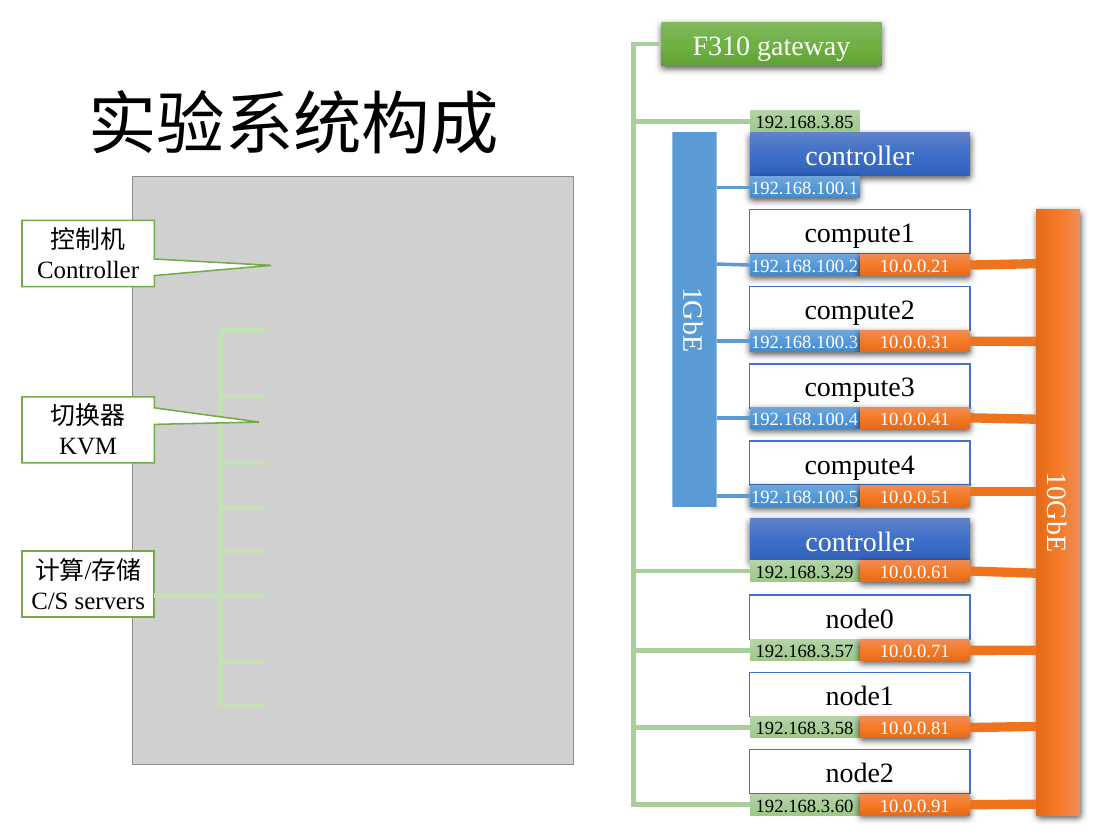
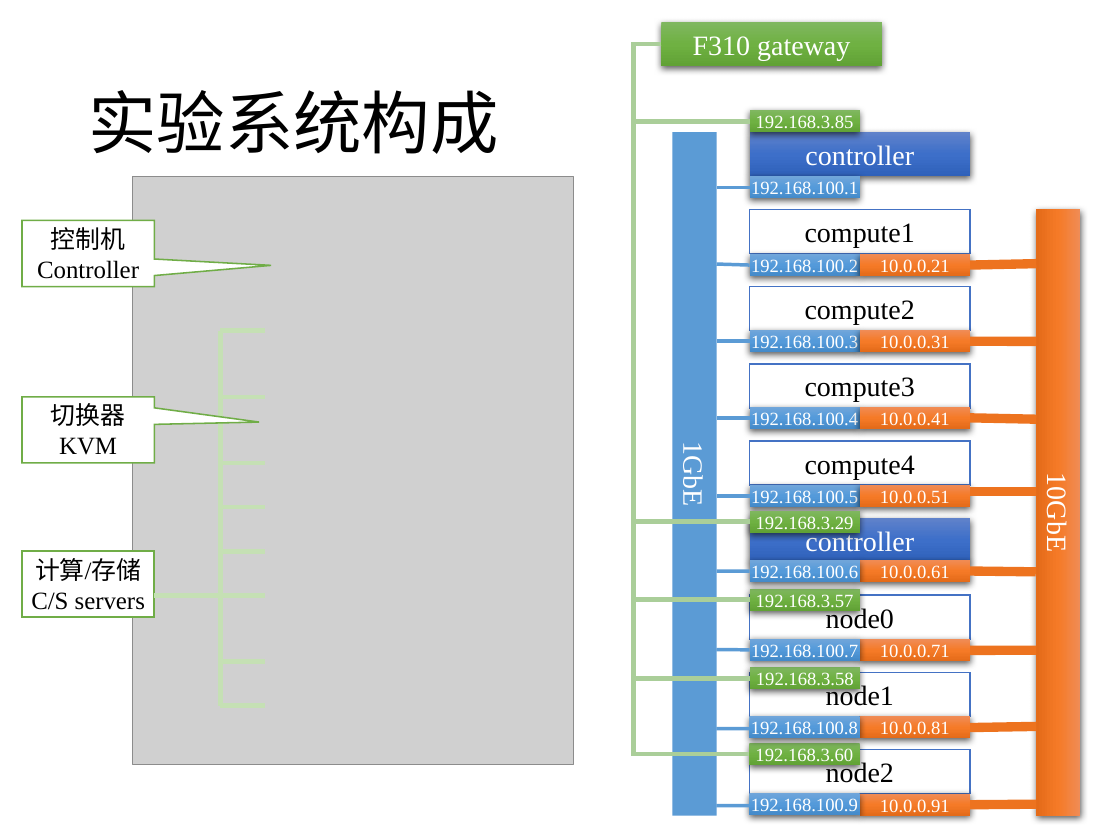
Before and after one commit to cs-course/data-center-course, a slide deck: slide 10 of data-center-2016-c11-16.pptx. Drawn at 1120x840 pixels with LibreOffice and Linux fonts; fonts in the diff are those of the drawing; grey boxes stand for pictures. Boxes give left, top, right and bottom in pixels: in the first picture for what was removed or moved away, otherwise in the second. Text is boxed around its words. In the diff, an @@ line names an element or a change of style, - is before the commit and + after.

Commit message:
system topology

```diff
--- a/data-center-2016-c11-16.pptx
+++ b/data-center-2016-c11-16.pptx
@@ elbow line moved from (662, 44) - (749, 805) to (662, 44) - (749, 754) @@
@@ elbow line moved from (662, 44) - (749, 728) to (662, 44) - (749, 679) @@
@@ elbow line moved from (662, 44) - (749, 651) to (662, 44) - (749, 600) @@
@@ elbow line moved from (662, 44) - (749, 571) to (662, 44) - (749, 522) @@
@@ rectangle "1GbE": place and size @@
-rectangle "1GbE" at (673, 132, 717, 507)
+rectangle "1GbE" at (673, 133, 716, 816)
@@ rectangle added at (749, 560, 859, 582), fill gradient #71A6DB to #559BDB to #448ACA, 12 pt, text #FFFFFF @@
+192.168.100.6
@@ line added from (749, 571) to (717, 571), #5B9BD5 2.25 pt @@
@@ line added from (749, 650) to (717, 650), #5B9BD5 2.25 pt @@
@@ rectangle added at (749, 638, 859, 661), fill gradient #71A6DB to #559BDB to #448ACA, 12 pt, text #FFFFFF @@
+192.168.100.7
@@ rectangle added at (749, 716, 859, 738), fill gradient #71A6DB to #559BDB to #448ACA, 12 pt, text #FFFFFF @@
+192.168.100.8
@@ line added from (749, 729) to (717, 729), #5B9BD5 2.25 pt @@
@@ text colour #000000 to #FFFFFF; fill gradient #B5D5A7 to #AACE9A to #9CC987 to gradient #81B861 to #6FB242 to #62A336; shadow on in 5 elements at (749, 110, 859, 132), (749, 511, 859, 533), (749, 668, 859, 690), (749, 589, 859, 612), (749, 743, 859, 765) @@
@@ 4 rectangles: place and size @@
-4 rectangles at (749, 560, 859, 816)
+4 rectangles at (749, 511, 859, 765)
@@ line added from (749, 805) to (717, 805), #5B9BD5 2.25 pt @@
@@ rectangle added at (749, 793, 859, 815), fill gradient #71A6DB to #559BDB to #448ACA, 12 pt, text #FFFFFF @@
+192.168.100.9
```
